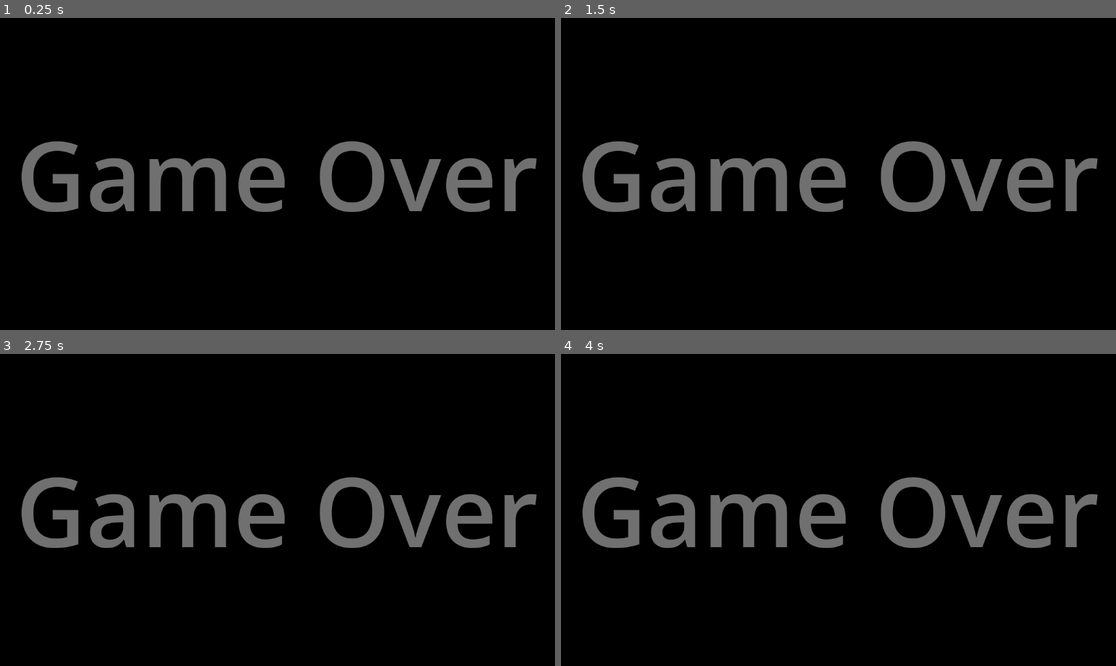
Above: before the commit, frames 1-4 (two rows, left to right).
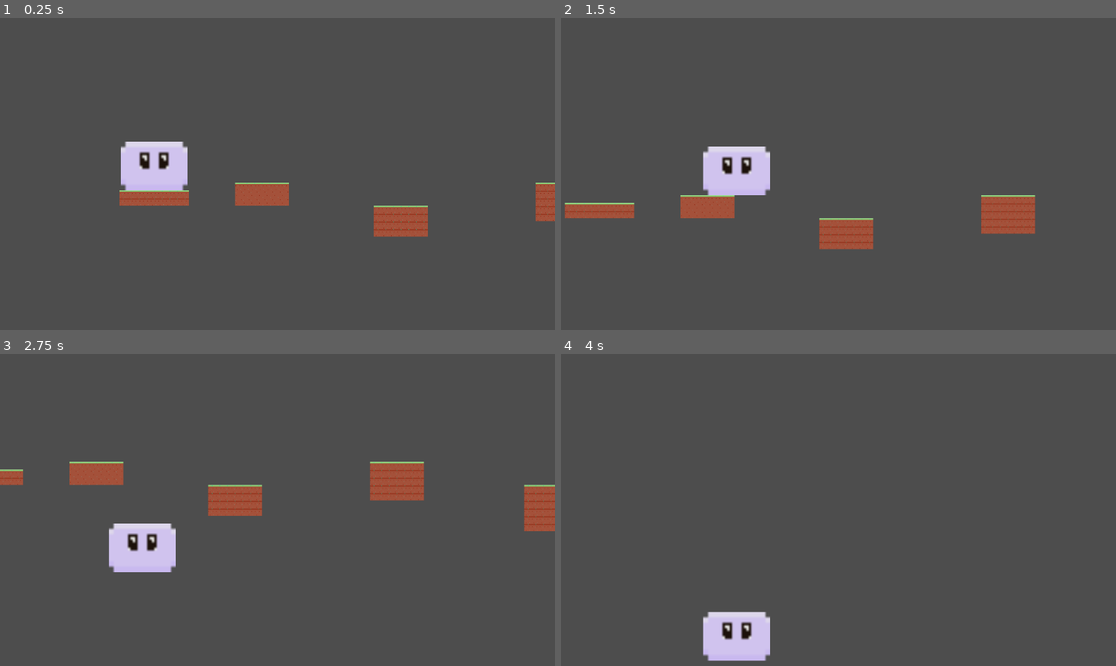
Above: after the commit, the same moments.

Repository: kanokid/platformjumper
Game: Godot game, scene res://scenes/mainscene.tscn
Two runs of this game, one before a commit and one after it. Both use one fixed random seed, a clock stepped at 60 frames per second and the inputs below.
Inputs:
- Up to frame 1 (0.25 s): no input
- Up to frame 2 (1.5 s): tap Enter (ui_accept) at 0.5, 0.77 s; hold Right (ui_right) from 0.53 s (still down); tap Alt at 0.6 s; tap Shift at 1.35 s
- Up to frame 3 (2.75 s): tap Enter (ui_accept) at 1.52 s; release Right (ui_right) at 2.03 s; hold Left (ui_left) from 2.03 s (still down); tap Alt at 2.1 s
- Up to frame 4 (4 s): release Left (ui_left) at 2.78 s; hold Right (ui_right) from 2.78 s (still down); tap Shift at 2.85 s; tap Enter (ui_accept) at 3.02, 3.77 s; tap Alt at 3.6 s

The runs differ from the first frame. In frame 1, 100% of the frame differs, in the area x 0-100%, y 0-100%; in frame 2, 100%; in frame 3, 100%; in frame 4, 100%.

Commit message:
got more stuff done

Diff:
--- /dev/null
+++ b/scenes/flag.gd
@@ -0,0 +1,18 @@
+extends Area2D
+
+'''
+This script detects when a physics body (the Player)
+enters the area and triggers a Game Over.
+'''
+
+# No need for _ready or _process if they are empty
+
+func _on_area_2d_body_entered(object):
+	# Using .name to check the string identity of the node
+	if object.name == "Player":
+		game_over()
+
+func game_over():
+	# print first to ensure it registers before the scene changes
+	print("Player entered the area!")
+	get_tree().change_scene_to_file("res://scenes/gameover.tscn")
--- /dev/null
+++ b/scenes/gameover.tscn
@@ -0,0 +1,28 @@
+[gd_scene format=3 uid="uid://rcifrbeoaq4m"]
+
+[node name="Gameover" type="Node2D" unique_id=2085582369]
+
+[node name="CanvasLayer" type="CanvasLayer" parent="." unique_id=1986908000]
+process_mode = 3
+layer = 2
+
+[node name="ColorRect" type="ColorRect" parent="CanvasLayer" unique_id=588891532]
+offset_left = 59.0
+offset_right = 1229.0
+offset_bottom = 664.0
+color = Color(0, 0, 0, 1)
+
+[node name="LineEdit" type="LineEdit" parent="CanvasLayer" unique_id=1100632914]
+offset_left = 59.0
+offset_right = 1211.0
+offset_bottom = 648.0
+theme_override_font_sizes/font_size = 200
+text = "Game Over"
+alignment = 1
+editable = false
+context_menu_enabled = false
+selecting_enabled = false
+flat = true
+
+[node name="Camera2D" type="Camera2D" parent="CanvasLayer" unique_id=443914142]
+position = Vector2(637, 333)
--- a/scenes/mainscene.tscn
+++ b/scenes/mainscene.tscn
@@ -4,6 +4,7 @@
 [ext_resource type="Texture2D" uid="uid://b0f1v5qs84lwj" path="res://assets/charactermain.png" id="2_4c2fu"]
 [ext_resource type="Texture2D" uid="uid://bmmg0hb7g3jmy" path="res://assets/tilemap.png" id="3_mo382"]
 [ext_resource type="Texture2D" uid="uid://d3q2ysprmujs" path="res://assets/flag.png" id="4_4c2fu"]
+[ext_resource type="Script" uid="uid://b55yrv1ihtms7" path="res://scenes/flag.gd" id="5_mo382"]
 
 [sub_resource type="RectangleShape2D" id="RectangleShape2D_hm37i"]
 size = Vector2(219.15866, 2.551558)
@@ -180,22 +181,27 @@
 texture = ExtResource("4_4c2fu")
 
 [node name="Area2D" type="Area2D" parent="goal" unique_id=6348796]
+script = ExtResource("5_mo382")
 
 [node name="CollisionShape2D" type="CollisionShape2D" parent="goal/Area2D" unique_id=882727737]
 position = Vector2(1917.75, 344)
 shape = SubResource("RectangleShape2D_mo382")
 
-[node name="CanvasLayer" type="CanvasLayer" parent="." unique_id=1986908000]
+[node name="Node" type="Node" parent="." unique_id=712950378]
+
+[node name="CanvasLayer" type="CanvasLayer" parent="Node" unique_id=1986908000]
+process_mode = 3
 layer = 2
-
-[node name="ColorRect" type="ColorRect" parent="CanvasLayer" unique_id=588891532]
+visible = false
+
+[node name="ColorRect" type="ColorRect" parent="Node/CanvasLayer" unique_id=588891532]
 offset_left = -267.0
 offset_top = -78.0
 offset_right = 2315.0
 offset_bottom = 755.0
 color = Color(0, 0, 0, 1)
 
-[node name="LineEdit" type="LineEdit" parent="CanvasLayer" unique_id=1100632914]
+[node name="LineEdit" type="LineEdit" parent="Node/CanvasLayer" unique_id=1100632914]
 offset_right = 1152.0
 offset_bottom = 648.0
 theme_override_font_sizes/font_size = 200
Not shown, added: scenes/flag.gd.uid
